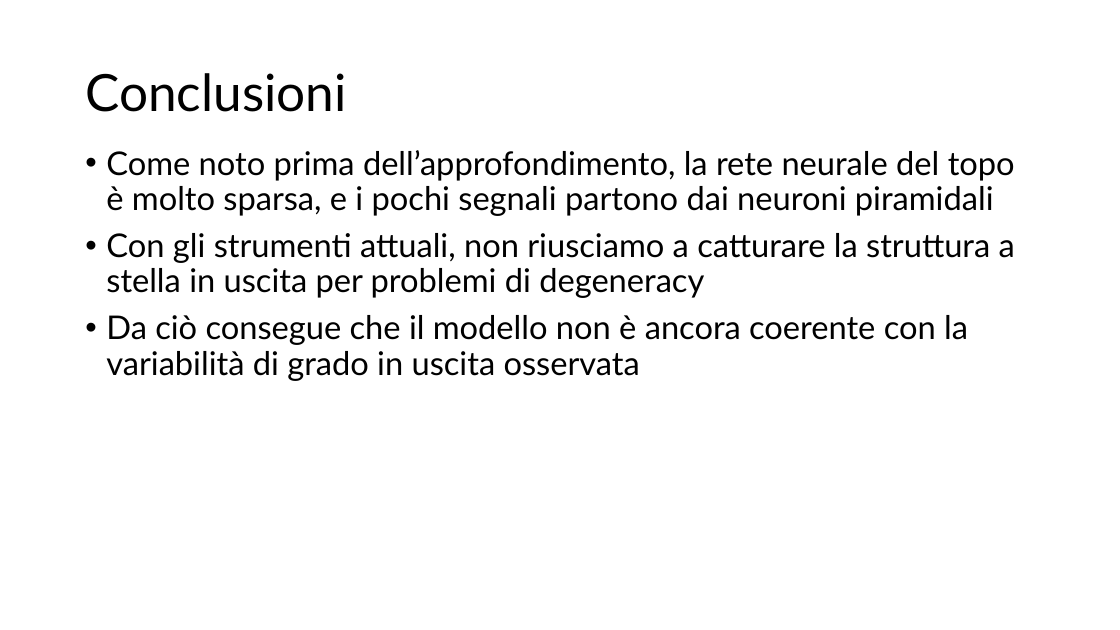
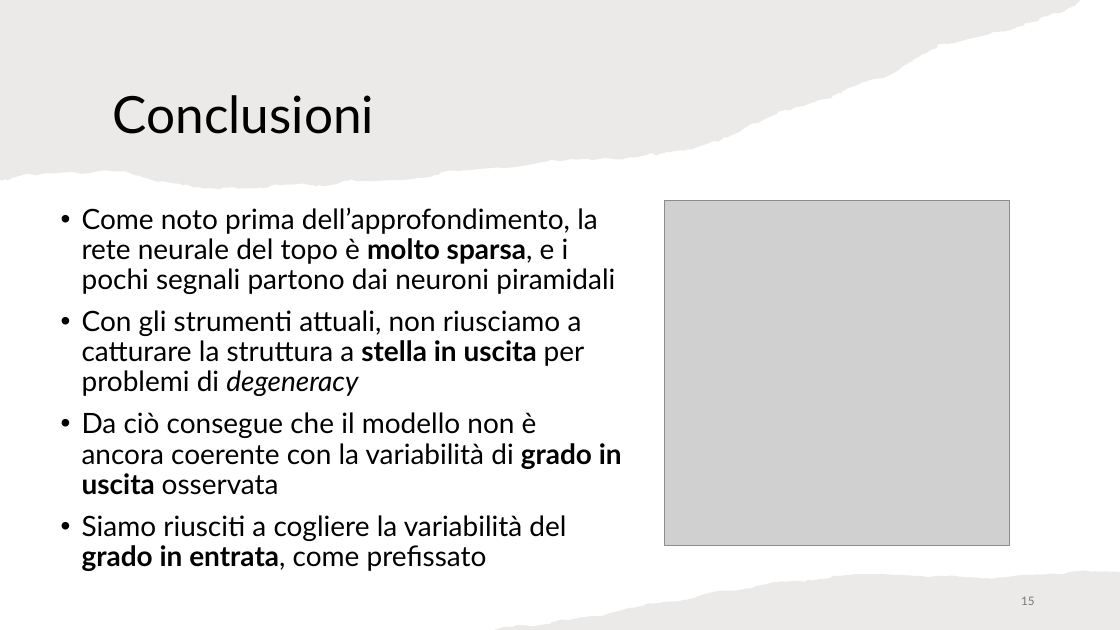
Before and after one commit to cMancio00/sand-2024, a slide deck: slide 15 of Analysis of visual cortical neurons of mice.pptx. Drawn at 1120x630 pixels with LibreOffice and Linux fonts; fonts in the diff are those of the drawing; grey boxes stand for pictures. Boxes give left, top, right and bottom in pixels: in the first picture for what was removed or moved away, otherwise in the second. Text is boxed around its words. In the diff, an @@ line names an element or a change of style, - is before the commit and + after.

```diff
--- a/Analysis of visual cortical neurons of mice.pptx
+++ b/Analysis of visual cortical neurons of mice.pptx
@@ freeform shape added at (0, 0, 1081, 189), fill #82766A at 15% opacity @@
@@ title "Conclusioni": place and size @@
-title "Conclusioni" at (85, 73, 346, 112)
+title "Conclusioni" at (113, 95, 374, 134)
@@ text "Come noto prima dell’approfondimento, la ...": place and size @@
-text "Come noto prima dell’approfondimento, la ..." at (106, 150, 1015, 381)
+text "Come noto prima dell’approfondimento, la ..." at (82, 208, 622, 571)
@@ text at (82, 208, 622, 495): size 28 to 24 pt in "Come noto prima dell’approfondimento, la rete neurale ...", "Con gli strumenti attuali, non riusciamo a ...", "Da ciò consegue che il modello non ..."; bold on in "molto sparsa,", "stella in uscita", "grado in uscita"; italic on in "degeneracy" @@
@@ picture added at (665, 201, 1010, 546) @@
@@ text at (82, 515, 566, 571): paragraph added @@
+• Siamo riusciti a cogliere la variabilità del grado in entrata, come prefissato
@@ freeform shape added at (495, 571, 1120, 630), fill #82766A at 15% opacity @@
@@ page number added at (1021, 596, 1034, 605), 10 pt, text #797979 @@
+15
```
Also in this commit, not shown: 13 other slides changed, 4 slides added, 1 slide removed.
